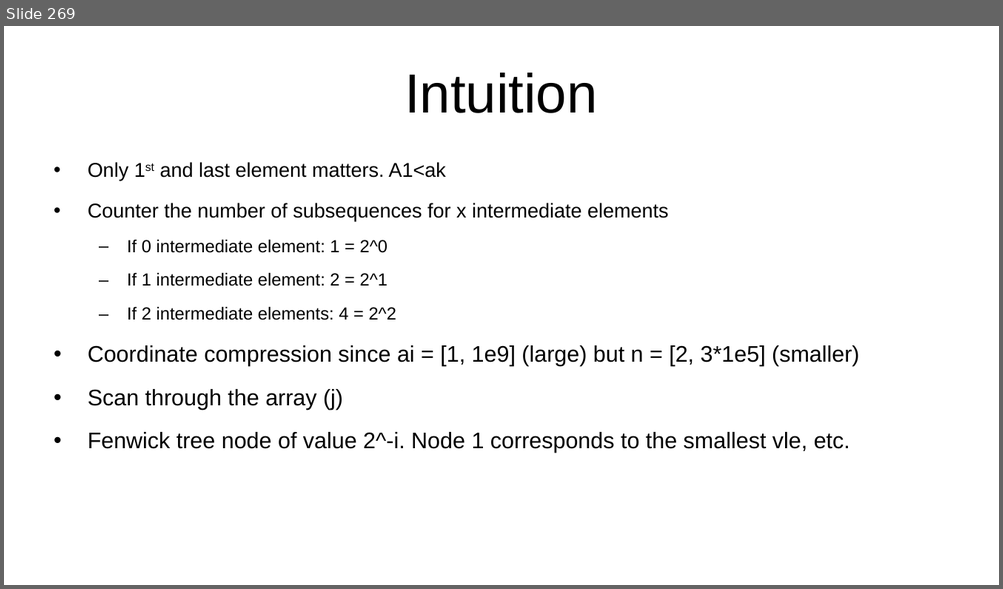
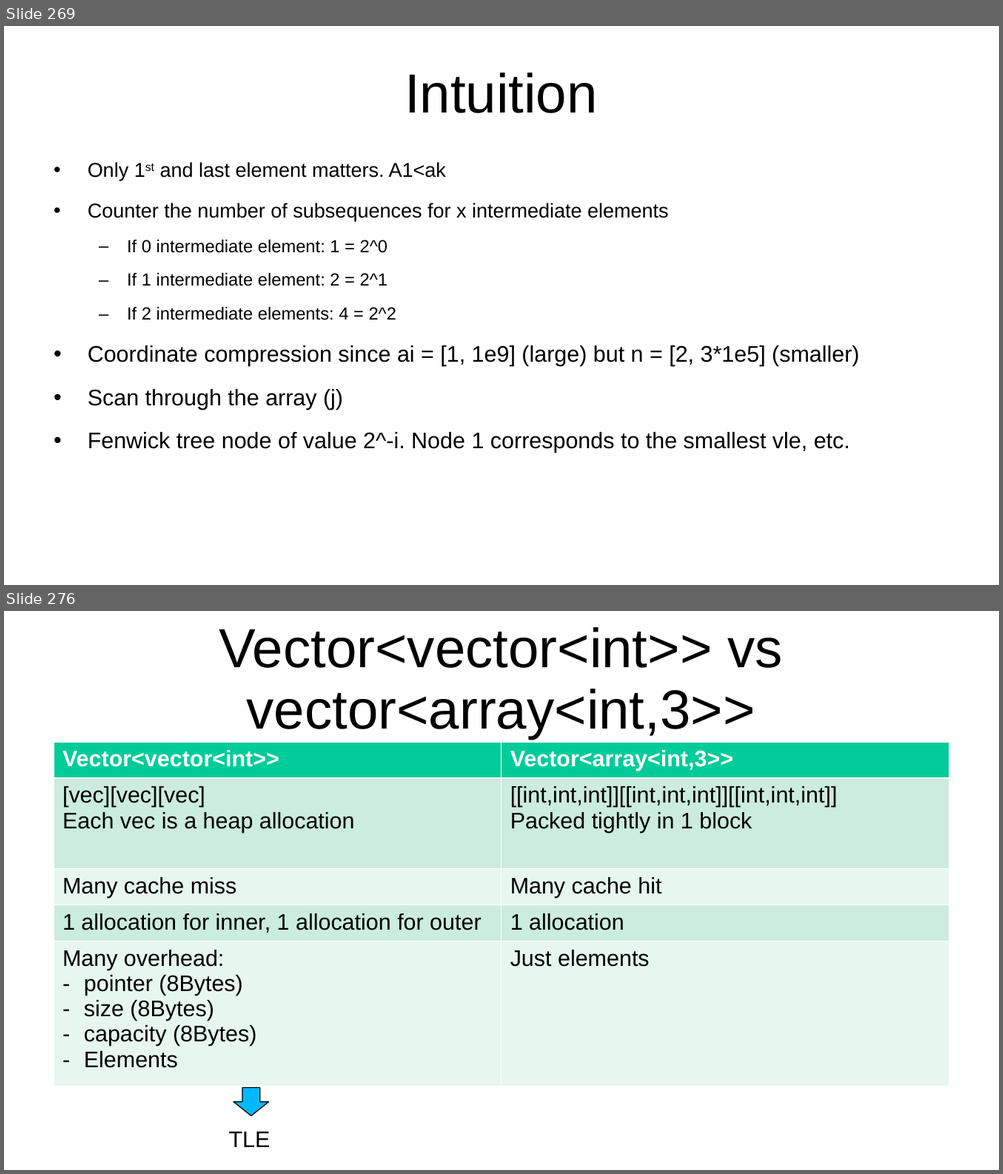
Before and after one commit to kindaichinisan/CompetitiveProgramming, a slide deck: MyCode/competitive_programming.ppt. Shown one above the other, each under a label of ours: slide 269 before the commit, slides 269 and 276 after it; the slides between them are not shown. The pictures are 1003x589 and 1003x1174 pixels, drawn with LibreOffice and Linux fonts; fonts in the diff are those of the drawing. Boxes give left, top, right and bottom in pixels: in the first picture for what was removed or moved away, otherwise in the second. Text is boxed around its words. In the diff, an @@ line names an element or a change of style, - is before the commit and + after.

```diff
--- a/MyCode/competitive_programming.ppt
+++ b/MyCode/competitive_programming.ppt
@@ slide 276 added at bbox=[4, 611, 999, 1170], background #FFFFFF @@
@@ title added at bbox=[219, 627, 782, 739], 44 pt, text #000000 @@
+Vector<vector<int>> vs vector<array<int,3>>
@@ table added at bbox=[54, 742, 949, 1087], 5 rows, 2 columns @@
+Vector<vector<int>> | Vector<array<int,3>>
+[vec][vec][vec] / Each vec is a heap allocation | [[int,int,int]][[int,int,int]][[int,int,int]] / Packed tightly in 1 block
+Many cache miss | Many cache hit
+1 allocation for inner, 1 allocation for outer | 1 allocation
+Many overhead: / pointer (8Bytes) / size (8Bytes) / capacity (8Bytes) / Elements | Just elements
@@ down arrow added at bbox=[233, 1088, 268, 1116], fill #00B8FF, outline #000000 0.74 pt @@
@@ text added at bbox=[229, 1132, 270, 1147], 18 pt, text #000000 @@
+TLE
```
Also in this commit, not shown: 6 other slides added, 1 other file.
